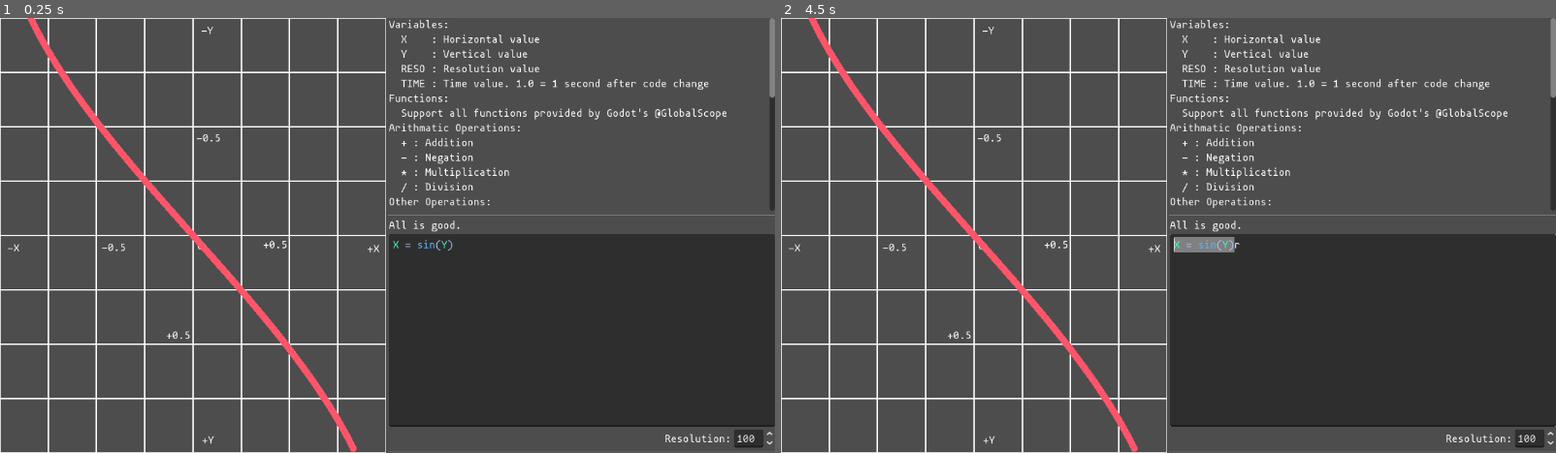
Above: before the commit, frames 1-2 (left to right).
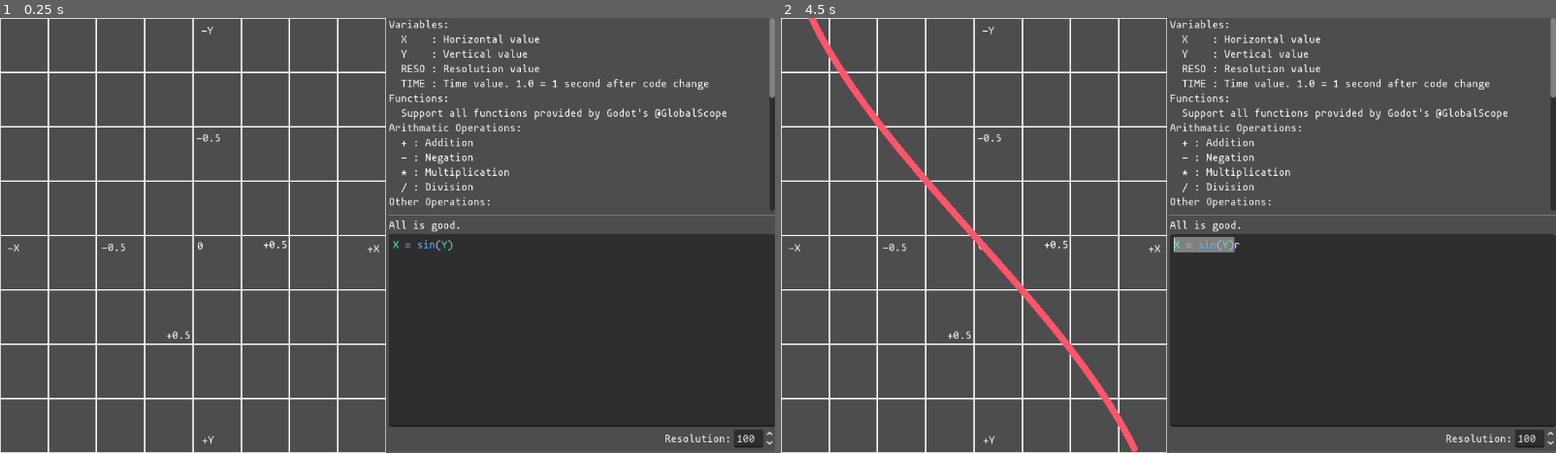
Above: after the commit, the same moments.

Repository: ello-guby/godot-stash
Game: Godot game, scene res://expr_curve/main.tscn
Two runs of this game, one before a commit and one after it. Both use one fixed random seed, a clock stepped at 60 frames per second and the inputs below. The project has no main scene, so this scene is started directly.
Inputs (mouse positions are in pixels of both pictures, inside the frame that each line leads up to):
- Up to frame 1 (0.25 s): no input
- Up to frame 2 (4.5 s): tap Enter at 0.5 s; move the mouse to (1339, 213) at 0.52 s; press the mouse at (1339, 213) at 0.53 s; tap R (reset) every 0.75 s from 1.25 to 4.25 s; move the mouse to (1013, 257) at 1.27 s; release the mouse at (1013, 257) at 1.28 s; right-click (1013, 257) at 1.35 s; move the mouse to (1246, 139) at 2.02 s; hold Middle mouse button (remove_point) 2.03-2.78 s; move the mouse to (1129, 322) at 2.77 s; tap Ctrl (show_line) at 2.85 s; move the mouse to (1401, 300) at 3.52 s; press the mouse at (1401, 300) at 3.53 s; move the mouse to (936, 170) at 4.27 s; release the mouse at (936, 170) at 4.28 s; right-click (936, 170) at 4.35 s

The runs differ from the first frame. In frame 1, 1.2% of the frame differs, in the area x 3-47%, y 0-100%; in frame 2, nothing differs.

Commit message:
expr_curve: efficienize usage of TIME

Diff:
--- a/expr_curve/curve_editor.gd
+++ b/expr_curve/curve_editor.gd
@@ -15,7 +15,10 @@
 	res_spin_box.value_changed.connect(func(v): _t = 0.0; _update(v))
 	_update(res_spin_box.value)
 
-func _process(delta: float) -> void: _t += delta; _calcu()
+func _process(delta: float) -> void:
+	if code.get_text().find("TIME") != -1:
+		_t += delta;
+		_calcu()
 
 func _get_assign(line: String) -> String:
 	var ass := line.substr(0, line.find("=") + 1)
